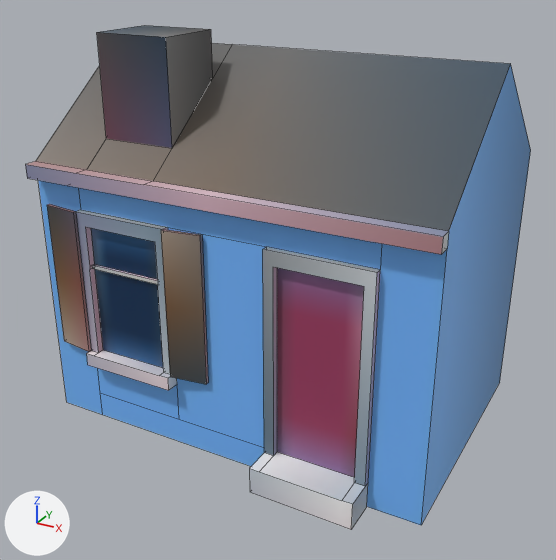
What one commit did to the Blender file Assets/Models/Structure3.blend.
Rendered twice from a 50 mm camera at (5.15, -9.71, 6.84) aimed at (0.09, -0.51, 2.25). Arrows for +X, +Y and +Z are at lower left; the lights stay in place. Mesh edges are drawn as thin lines.

In view in the first picture: 'Structure3'.
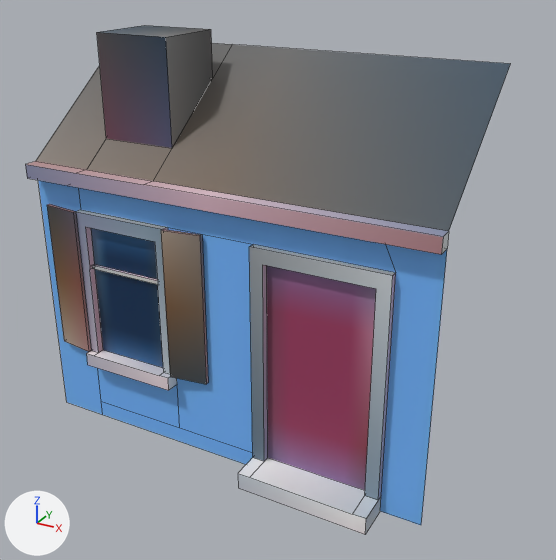
Where the newer file only moved an object's origin or applied its transform, the numbers keep the older frame.

Changed parts and their boxes (x1, y1, x2, y2) in the pictures (556 x 560 px):
```json
{"object": "Structure3", "change": "reshaped", "before": [25, 25, 531, 530], "after": [25, 25, 510, 534]}
{"part": 1, "of": "me_cube", "change": "cut back", "before": [38, 64, 531, 530], "after": [38, 180, 447, 534]}
```

Scene script edits in JSON lines:
```json
{"block": "me_cube", "where": "# used by ob_structure3; location = (0.0, 0.0, 0.0); rotation_euler = (1.571, 0.0, -3.142), in degrees (90, 0, -180); scale = (0.75, 1.0, 1.0)"}
{"op": "remove", "block": "me_cube", "code": "me_cube.from_pydata(...)  # 109 vertices, 80 faces; spans x -4.0..4.0, y 0.0..5.75, z -2.5..2.0"}
{"op": "add", "block": "me_cube", "code": "me_cube.from_pydata(...)  # 105 vertices, 77 faces; spans x -4.0..4.0, y 0.0..5.75, z -2.5..0.0"}
{"block": "me_cube", "change": "me_cube part 1"}
{"block": "me_cube", "change": "4 vertices are removed from x -4.0..4.0, y 0.0..4.0, z 2.0"}
{"block": "me_cube", "change": "3 faces are deleted"}
{"block": "me_cube", "change": "4 vertices in x -3.0, y 0.0..3.4, z -2.5..-2.0 move by (-0.25, 0.0, 0.0)"}
{"block": "me_cube", "change": "4 vertices in x -1.0, y 0.0..3.4, z -2.5..-2.0 move by (0.25, 0.0, 0.0)"}
{"block": "me_cube", "change": "3 vertices in x -3.0, y 0.4, z -2.5..-2.0 move by (-0.25, -0.15, 0.0)"}
{"block": "me_cube", "change": "3 vertices in x -1.0, y 0.4, z -2.5..-2.0 move by (0.25, -0.15, 0.0)"}
{"block": "me_cube", "change": "3 vertices in x -1.2, y 0.4, z -2.5..-2.0 move by (0.2, -0.15, 0.0)"}
{"block": "me_cube", "change": "3 vertices in x -2.8, y 0.4, z -2.5..-2.0 move by (-0.2, -0.15, 0.0)"}
{"block": "me_cube", "change": "6 vertices move from x -2.8..3.0, y 0.4..3.2, z -2.1..-2.0 to x -3.0..3.0, y 0.25..3.2, z -2.1..-2.0"}
```
